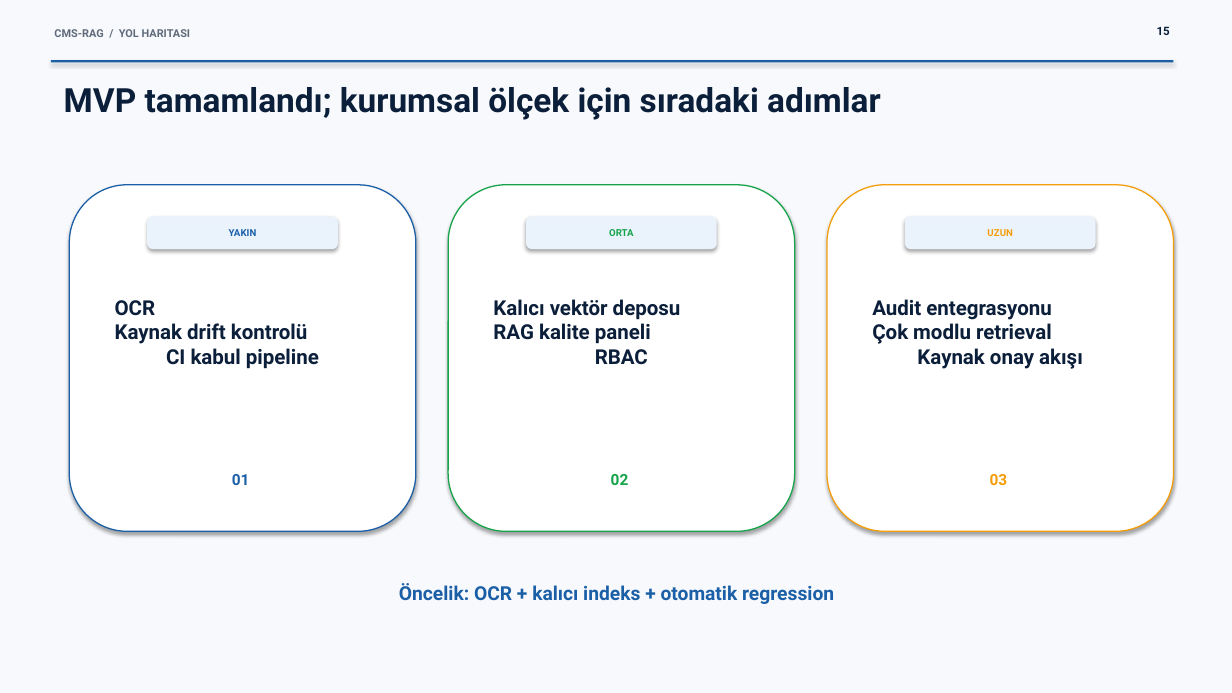
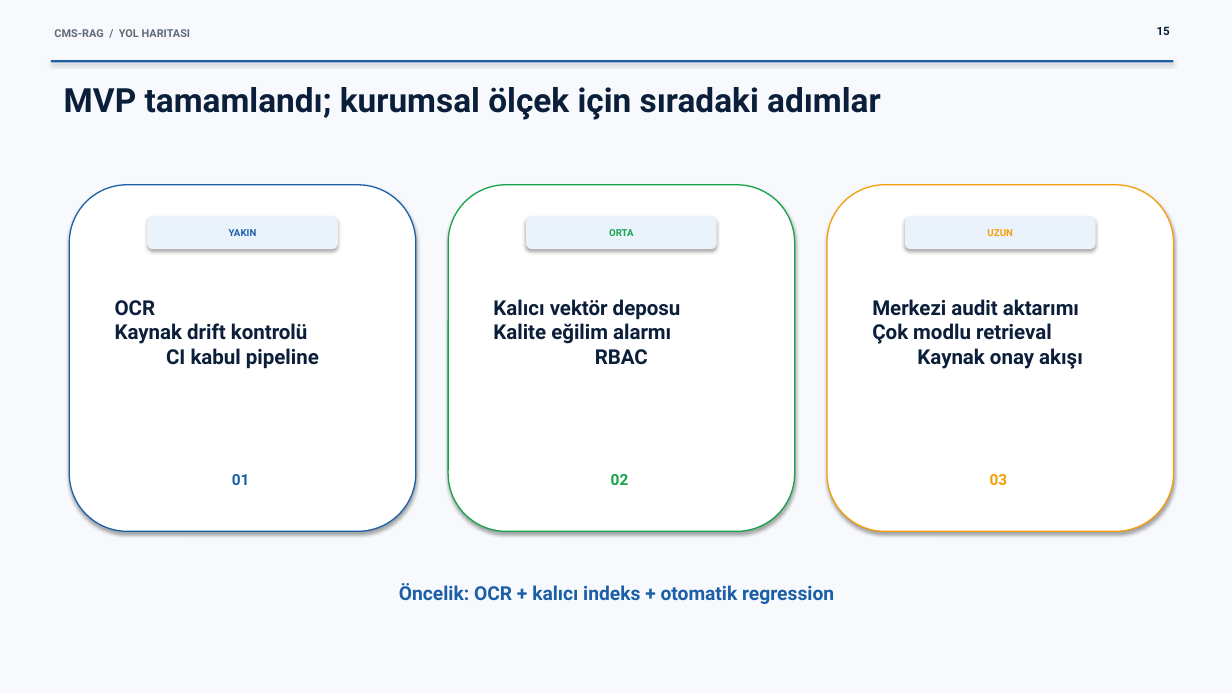
Before and after one commit to AnEngineerEfe/CMS-RAG-Assistant, a slide deck: slide 15 of deliverables/CMS-RAG_Nihai_Proje_Sunumu.pptx. Drawn at 1232x693 pixels with LibreOffice and Linux fonts; fonts in the diff are those of the drawing. Boxes give left, top, right and bottom in pixels: in the first picture for what was removed or moved away, otherwise in the second. Text is boxed around its words. In the diff, an @@ line names an element or a change of style, - is before the commit and + after.

Commit message:
feat: expand evaluation and add privacy-safe audit

```diff
--- a/deliverables/CMS-RAG_Nihai_Proje_Sunumu.pptx
+++ b/deliverables/CMS-RAG_Nihai_Proje_Sunumu.pptx
@@ text at [493,299,681,365]: text changed @@
-Kalıcı vektör deposu
-RAG kalite paneli
-RBAC
+Kalıcı vektör deposu
+Kalite eğilim alarmı
+RBAC
@@ text at [872,299,1083,369]: text changed @@
-Audit entegrasyonu
-Çok modlu retrieval
-Kaynak onay akışı
+Merkezi audit aktarımı
+Çok modlu retrieval
+Kaynak onay akışı
```
Also in this commit, not shown: 4 other slides changed, 27 other files.
